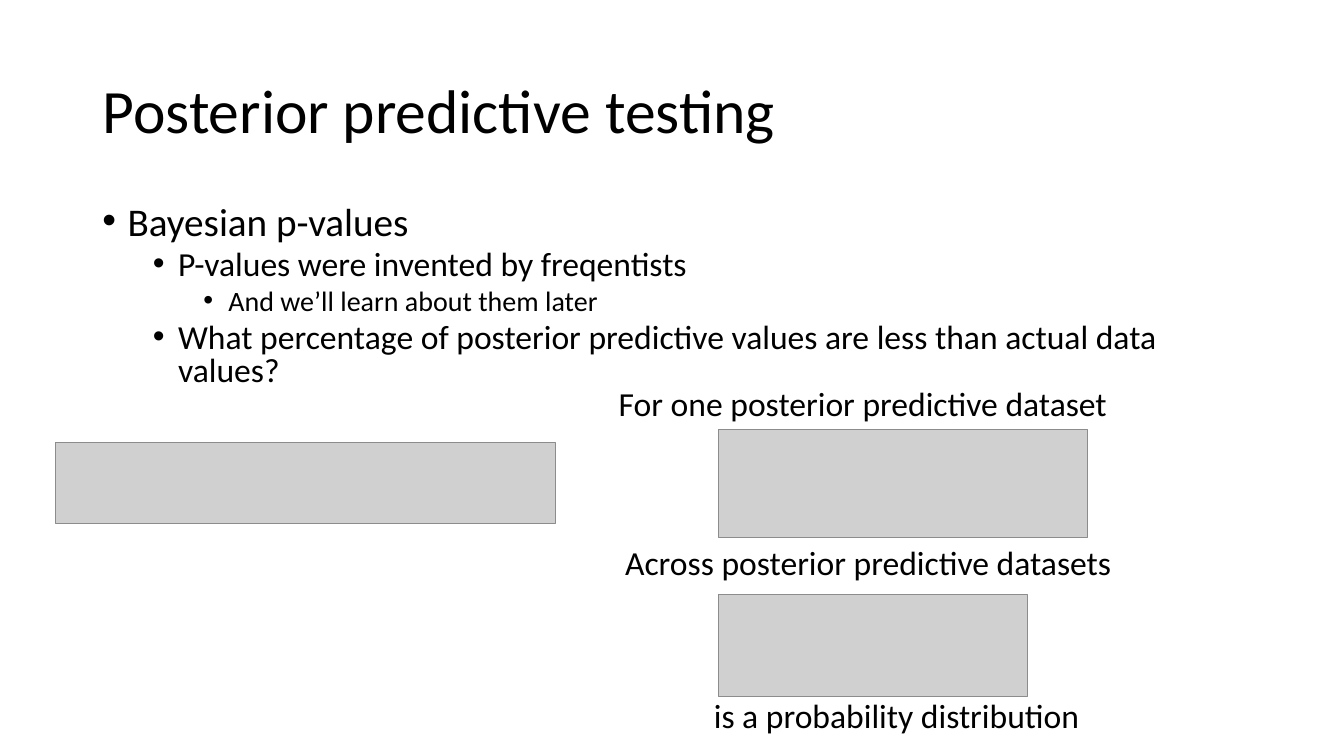
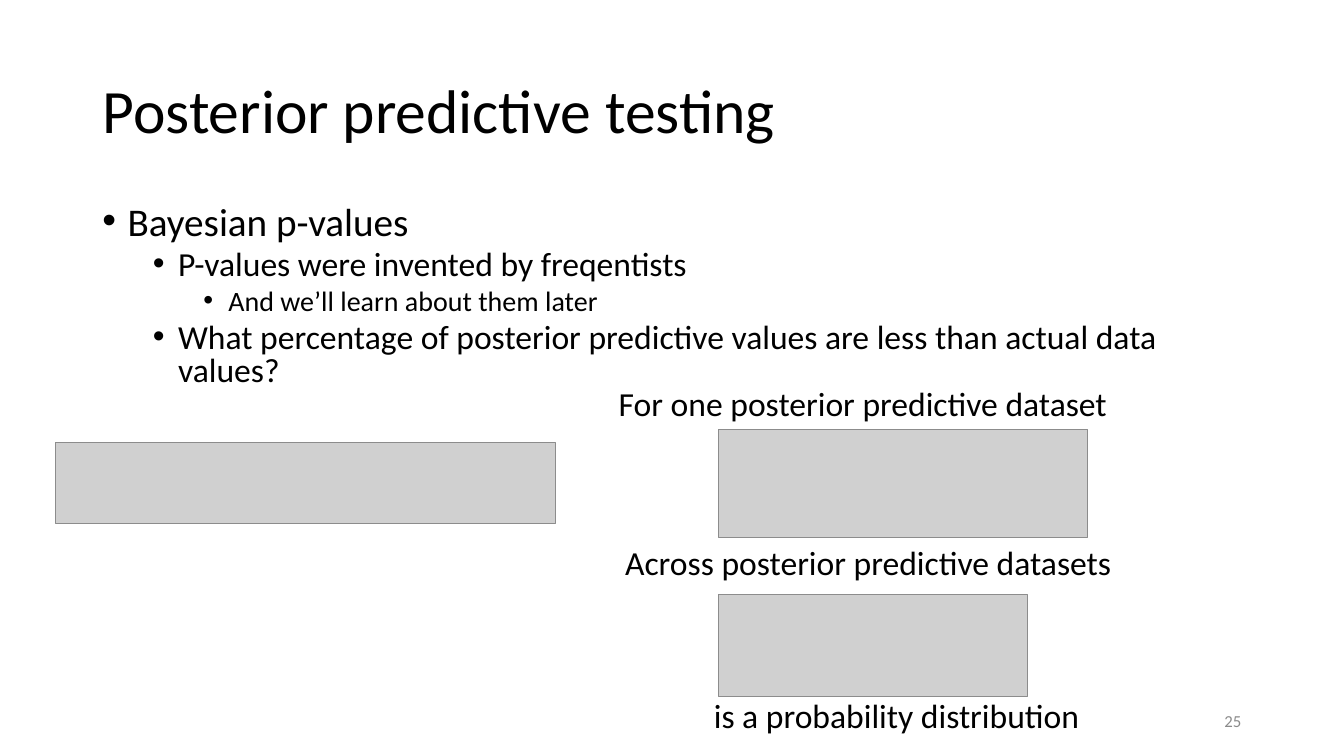
Before and after one commit to opherdonchin/StatisticalComputationAndAnalysis, a slide deck: slide 25 of Lectures/Lecture 6 Linear models.pptx (slide 23 before the commit). Drawn at 1344x756 pixels with LibreOffice and Linux fonts; fonts in the diff are those of the drawing; grey boxes stand for pictures. Boxes give left, top, right and bottom in pixels: in the first picture for what was removed or moved away, otherwise in the second. Text is boxed around its words. In the diff, an @@ line names an element or a change of style, - is before the commit and + after.

```diff
--- a/Lectures/Lecture 6 Linear models.pptx
+++ b/Lectures/Lecture 6 Linear models.pptx
@@ page number added at (1224,716,1241,727), 12 pt, text #8C8C8C @@
+25
```
Also in this commit, not shown: 38 other slides changed, 21 slides added, 3 slides removed, 3 other files.
